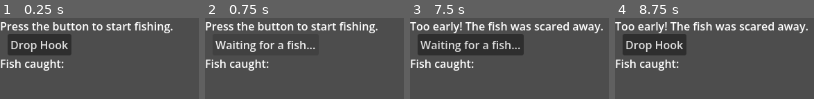
Above: before the commit, frames 1-4 (left to right).
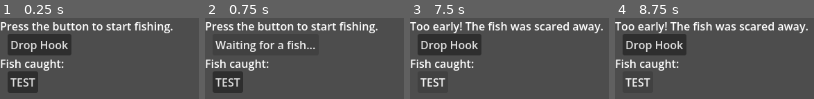
Above: after the commit, the same moments.

Repository: fehudma/godot_projects
Game: Godot game, scene res://Scenes/Main.tscn
The game is run twice, just before and just after one commit, with the same random seed, the same clock (stepped at 60 frames per second) and the same inputs.
Inputs (mouse positions are in pixels of both pictures, inside the frame that each line leads up to):
- Up to frame 1 (0.25 s): no input
- Up to frame 2 (0.75 s): click "Drop Hook" at 0.5 s
- Up to frame 3 (7.5 s): click "Waiting for a fish..." at 1.25 s; click (433, 81) at 2 s, where only the run after the commit has a clickable "TEST"; click "Drop Hook" at 2.75 s; click "Waiting for a fish..." at 3.5 s; click (433, 81) at 4.25 s, where only the run after the commit has a clickable "TEST"; click "Drop Hook" at 5 s; click "Waiting for a fish..." at 5.75 s; click (433, 81) at 6.5 s, where only the run after the commit has a clickable "TEST"; tap Enter at 7.25 s
- Up to frame 4 (8.75 s): tap Space at 8 s

The runs differ from the first frame. In frame 1, 3.6% of the frame differs, in the area x 4-20%, y 66-93%; in frame 2, 3.6%; in frame 3, 7.8%, in the area x 5-58%, y 19-86%; in frame 4, 0.8%.

Commit message:
connected fish selection to the real catch

Diff:
--- a/Scenes/Main.tscn
+++ b/Scenes/Main.tscn
@@ -36,6 +36,15 @@
 [node name="CatchTimer" type="Timer" parent="." unique_id=426701782]
 one_shot = true
 
+[node name="TestButton" type="Button" parent="." unique_id=938500006]
+layout_mode = 0
+offset_left = 11.0
+offset_top = 77.0
+offset_right = 19.0
+offset_bottom = 85.0
+text = "TEST"
+
 [connection signal="pressed" from="ActionButton" to="." method="_on_action_button_pressed"]
 [connection signal="timeout" from="BiteTimer" to="." method="_on_bite_timer_timeout"]
 [connection signal="timeout" from="CatchTimer" to="." method="_on_catch_timer_timeout"]
+[connection signal="pressed" from="TestButton" to="." method="_on_test_button_pressed"]
--- a/Scenes/main.gd
+++ b/Scenes/main.gd
@@ -5,6 +5,7 @@
 @onready var score_label: Label = $ScoreLabel
 @onready var bite_timer: Timer = $BiteTimer
 @onready var catch_timer: Timer = $CatchTimer
+@onready var test_button: Button = $TestButton
 
 const STARTING_SCORE: int = 0
 
@@ -36,39 +37,36 @@
 		"weight": 10
 	}
 ]
+var roll: int = randi_range(1, total_weight)
+var current_weight: int = 0
+var total_weight: int = 0
+
+
+#helpers
+func choose_random_fish() -> Dictionary:
+	var total_weight: int = 0
+
+	for fish: Dictionary in fish_list:
+		total_weight += fish["weight"]
+
+	var roll: int = randi_range(1, total_weight)
+	var current_weight: int = 0
+
+	for fish: Dictionary in fish_list:
+		current_weight += fish["weight"]
+
+		if roll <= current_weight:
+			return fish
+
+	return {}
 
 # Called when the node enters the scene tree for the first time.
 func _ready() -> void:
 	randomize()
 
-	#That returns the first fish dictionary.
-	print(fish_list[0])
-	print(fish_list[1])
-	print(fish_list[2])
-	#That returns the first fish name:
-	print(fish_list[0]["name"])
-	print(fish_list[0]["points"])
-	print(fish_list[0]["weight"])
-	print("+++")
-	print(fish_list[0]["name"])
-	print(fish_list[1]["name"])
-	print(fish_list[2]["name"])
-	print("+++")
 
-	var selected_fish: Dictionary = fish_list.pick_random()
-	print("Selected: " + selected_fish["name"])
 
-	var total_weight: int = 0
 
-	for fish: Dictionary in fish_list:
-		total_weight += fish["weight"]
-
-	print("Total weight: " + str(total_weight))
-
-	var roll: int = randi_range(1, total_weight)
-	print("Roll: " + str(roll))
-
-	print("+++")
 
 
 
@@ -77,7 +75,9 @@
 		catch_timer.stop()
 		fishing_state = FishingState.READY
 
-		status_label.text = "You caught a fish!"
+		var caught_fish: Dictionary = choose_random_fish()
+		print("User caught a " + caught_fish["name"])
+		status_label.text = "You caught a " + caught_fish["name"] + "!"
 		action_button.text = "Drop Hook"
 		return
 
@@ -114,3 +114,10 @@
 	status_label.text = "The fish escaped!"
 	action_button.text = "Drop Hook"
 	action_button.disabled = false
+
+
+
+
+func _on_test_button_pressed() -> void:
+	var caught_fish: Dictionary = choose_random_fish()
+	print(caught_fish["name"])
